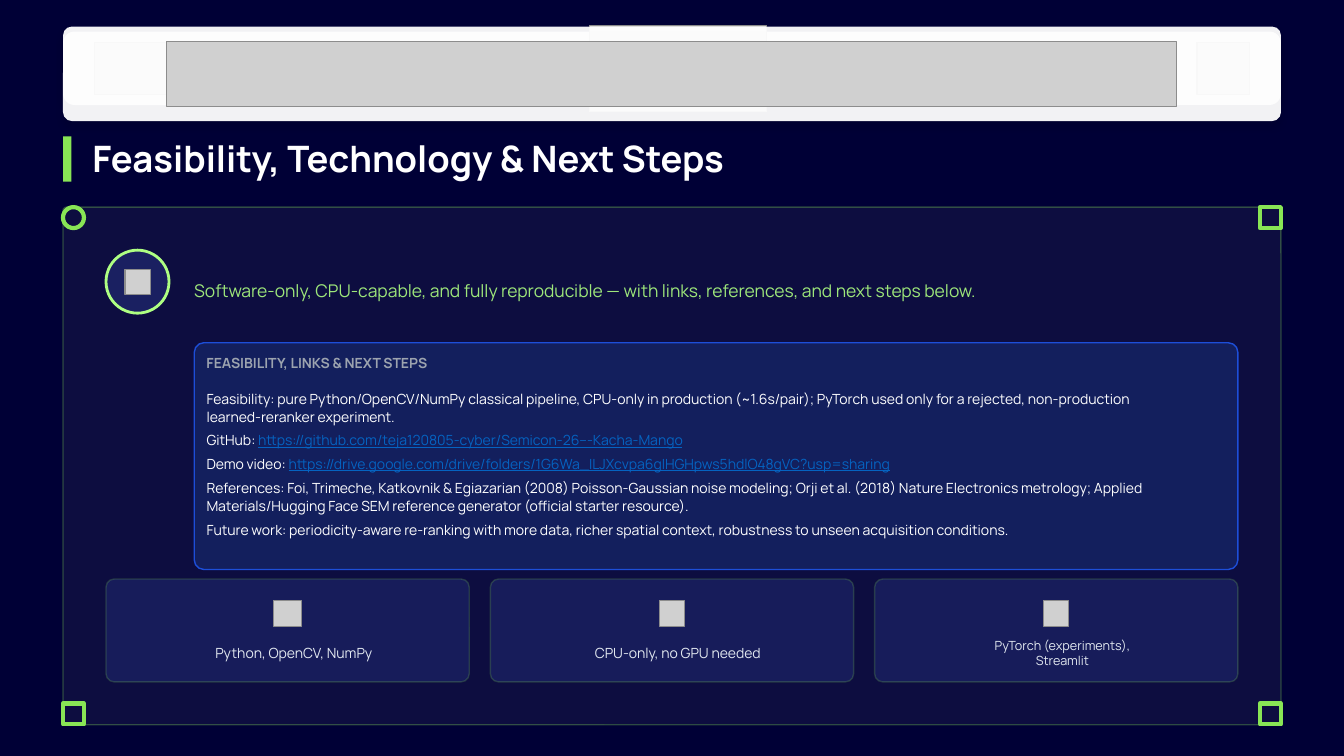
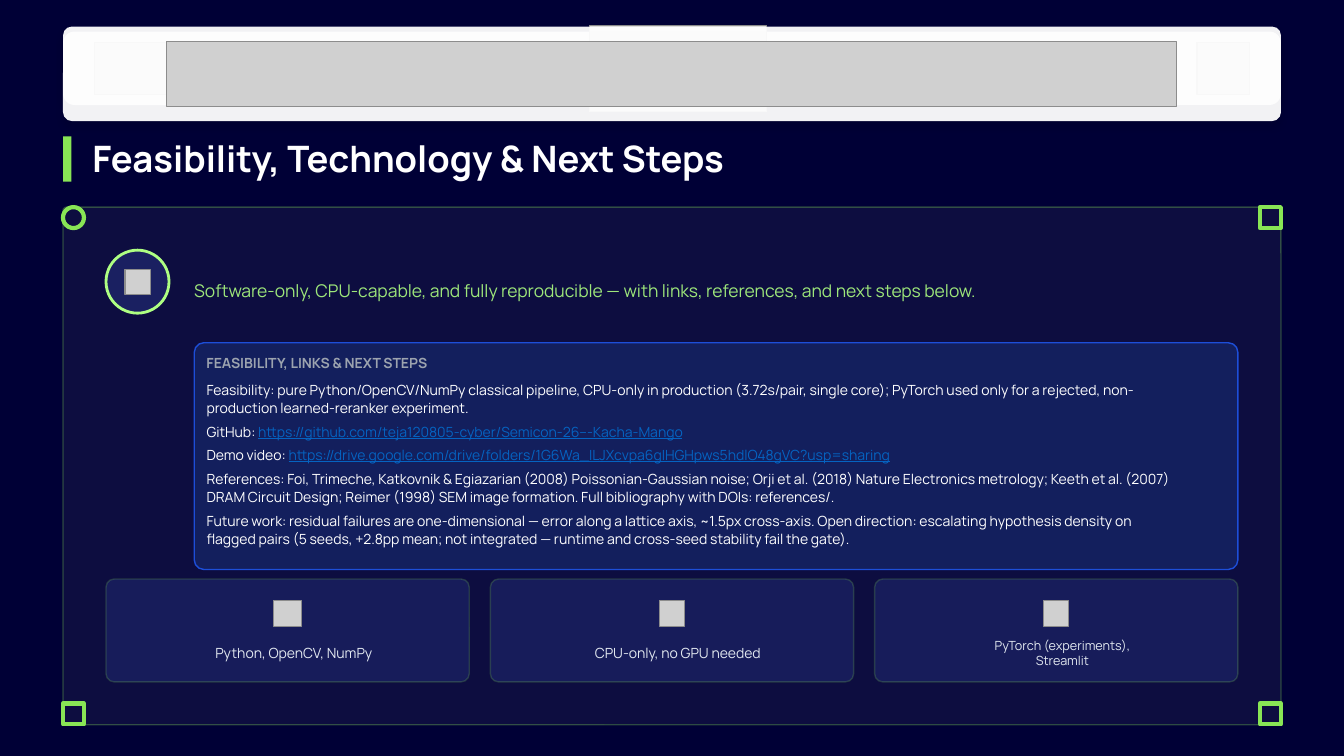
Before and after one commit to teja120805-cyber/Semicon-26---Kacha-Mango, a slide deck: slide 7 of Kaccha Mango_PS02.pptx. Drawn at 1344x756 pixels with LibreOffice and Linux fonts; fonts in the diff are those of the drawing; grey boxes stand for pictures; background and template pictures are left out; a plain dark background stands for a picture behind light text. Boxes give left, top, right and bottom in pixels: in the first picture for what was removed or moved away, otherwise in the second. Text is boxed around its words. In the diff, an @@ line names an element or a change of style, - is before the commit and + after.

```diff
--- a/Kaccha Mango_PS02.pptx
+++ b/Kaccha Mango_PS02.pptx
@@ text at bbox=[207, 383, 1134, 417]: text changed @@
-Feasibility: pure Python/OpenCV/NumPy classical pipeline, CPU-only in production (~1.6s/pair); PyTorch used only for a rejected, non-production learned-reranker experiment.
+Feasibility: pure Python/OpenCV/NumPy classical pipeline, CPU-only in production (3.72s/pair, single core); PyTorch used only for a rejected, non-production learned-reranker experiment.
@@ text "Feasibility: pure Python/OpenCV/NumPy classical pipeline, ...": place and size @@
-text "Feasibility: pure Python/OpenCV/NumPy classical pipeline, ..." at bbox=[207, 392, 1142, 539]
+text "Feasibility: pure Python/OpenCV/NumPy classical pipeline, ..." at bbox=[207, 383, 1169, 548]
@@ text "Feasibility: pure Python/OpenCV/NumPy classical pipeline, ..." at bbox=[207, 383, 1169, 548]: vertical alignment middle to top @@
@@ text at bbox=[207, 472, 1169, 548]: text changed @@
-References: Foi, Trimeche, Katkovnik & Egiazarian (2008) Poisson-Gaussian noise modeling; Orji et al. (2018) Nature Electronics metrology; Applied Materials/Hugging Face SEM reference generator (official starter resource).
-Future work: periodicity-aware re-ranking with more data, richer spatial context, robustness to unseen acquisition conditions.
+References: Foi, Trimeche, Katkovnik & Egiazarian (2008) Poissonian-Gaussian noise; Orji et al. (2018) Nature Electronics metrology; Keeth et al. (2007) DRAM Circuit Design; Reimer (1998) SEM image formation. Full bibliography with DOIs: references/.
+Future work: residual failures are one-dimensional — error along a lattice axis, ~1.5px cross-axis. Open direction: escalating hypothesis density on flagged pairs (5 seeds, +2.8pp mean; not integrated — runtime and cross-seed stability fail the gate).
```
Also in this commit, not shown: 8 other slides changed, 2 other files.
